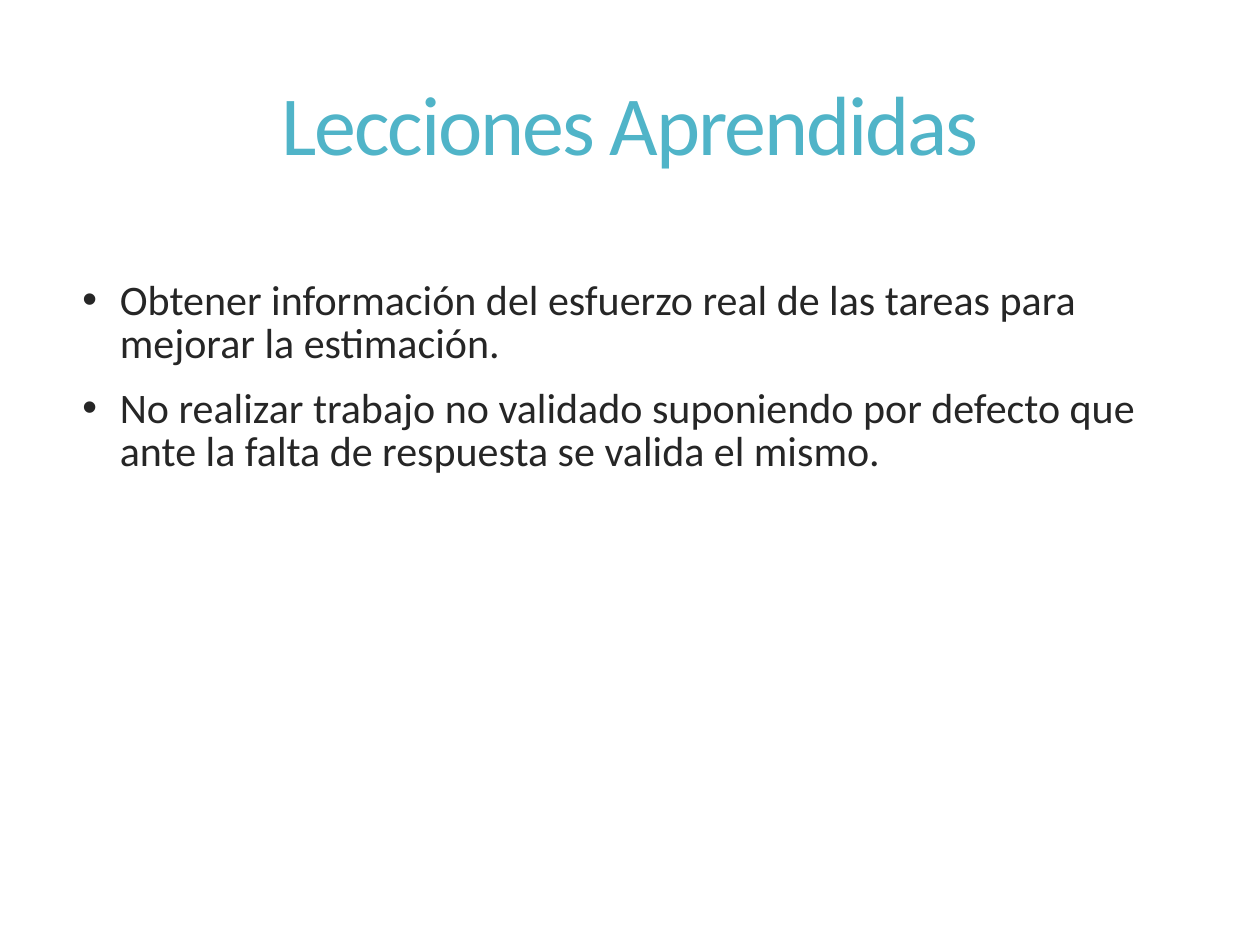
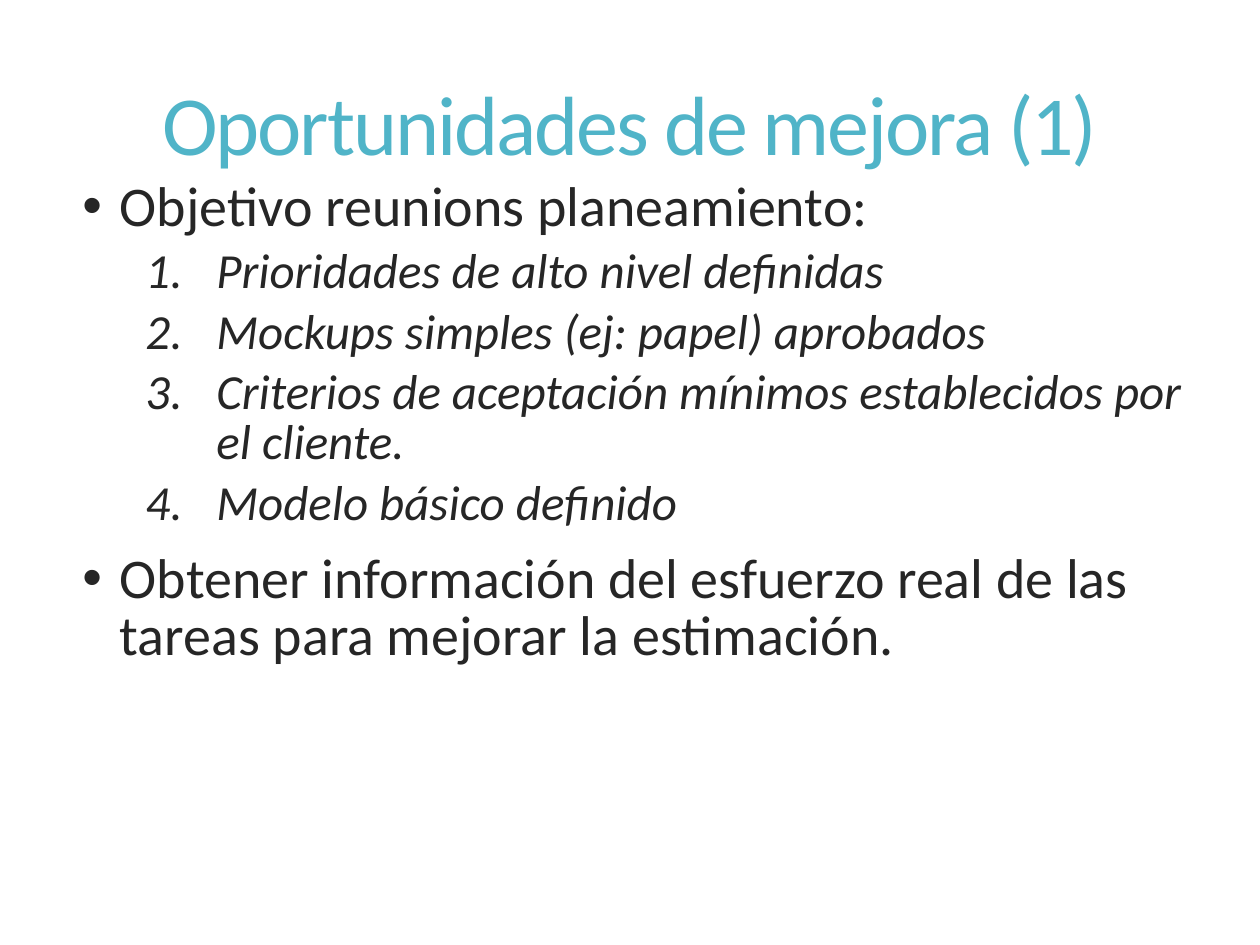
Before and after one commit to dschenkelman/a-malazan-wolvering, a slide deck: slide 9 of docs/Reuniones/Sprint 2/Reunion Formal 2013-09-30/Reunion formal 2013-09-30.pptx (slide 11 before the commit). Drawn at 1260x945 pixels with LibreOffice and Linux fonts; fonts in the diff are those of the drawing. Boxes give left, top, right and bottom in pixels: in the first picture for what was removed or moved away, otherwise in the second. Text is boxed around its words. In the diff, an @@ line names an element or a change of style, - is before the commit and + after.

Commit message:
# Updated Reunion Formal 2013-09-30/Reunion formal 2013-09-30.pptx

```diff
--- a/docs/Reuniones/Sprint 2/Reunion Formal 2013-09-30/Reunion formal 2013-09-30.pptx
+++ b/docs/Reuniones/Sprint 2/Reunion Formal 2013-09-30/Reunion formal 2013-09-30.pptx
@@ title at box(162, 94, 1097, 170): text changed @@
-Lecciones Aprendidas
+Oportunidades de mejora (1)
@@ text "Objetivo reunions planeamiento:": place and size @@
-text "Objetivo reunions planeamiento:" at box(120, 286, 1135, 473)
+text "Objetivo reunions planeamiento:" at box(120, 187, 1181, 665)
@@ text at box(120, 187, 1181, 526): paragraphs added @@
+• Objetivo reunions planeamiento:
+    1. Prioridades de alto nivel definidas
+    2. Mockups simples (ej: papel) aprobados
+    3. Criterios de aceptación mínimos establecidos por el cliente.
+    4. Modelo básico definido
@@ text at box(120, 394, 1135, 473): paragraph removed @@
-• No realizar trabajo no validado suponiendo por defecto que ante la falta de respuesta se valida el mismo.
@@ text at box(120, 559, 1128, 665): size 24 to 32 pt in "Obtener información del esfuerzo real de las ..." @@
```
Also in this commit, not shown: 8 other slides changed, 1 slide added, 2 slides removed.
